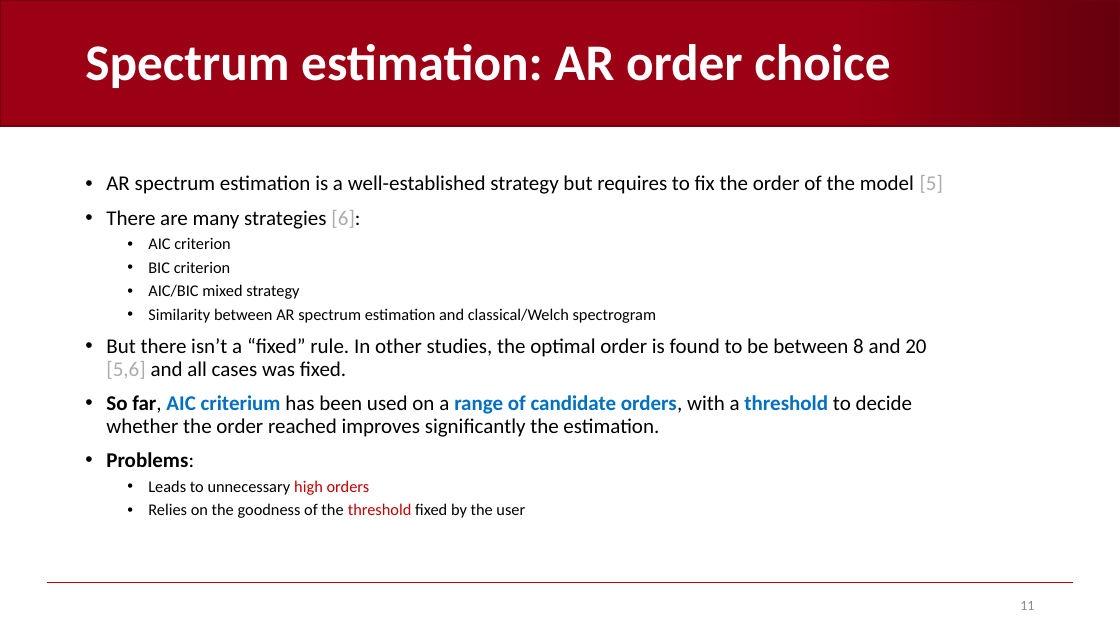
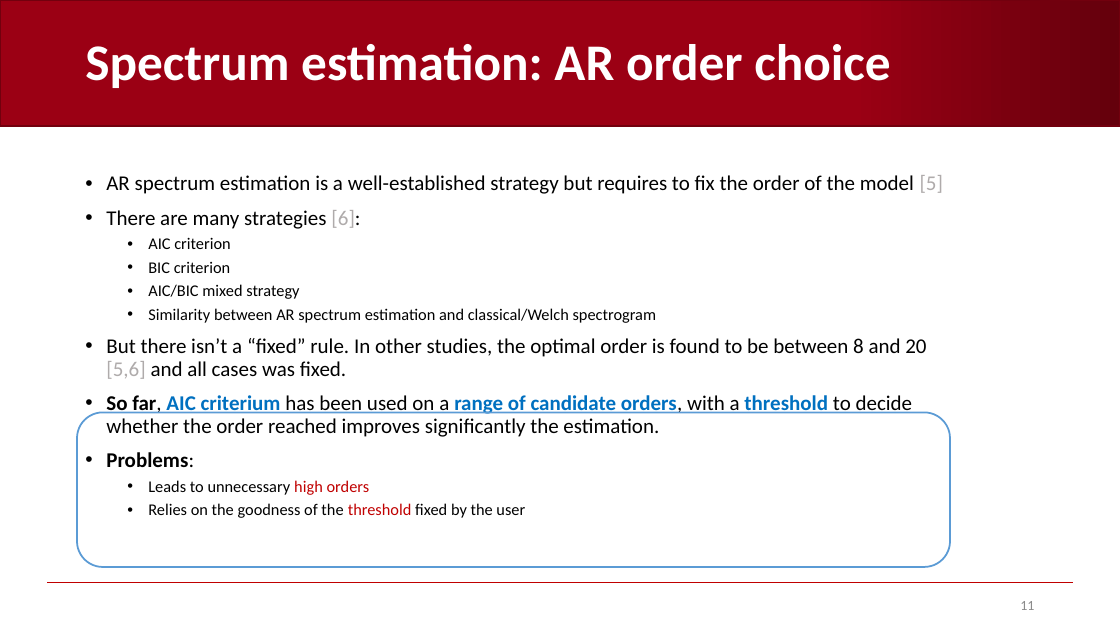
Before and after one commit to AndreaCorrado00/Tesi_magistrale_Corrado_Andrea, a slide deck: slide 11 of Documentation/3. in-depth spectrum analysis.pptx. Drawn at 1120x630 pixels with LibreOffice and Linux fonts; fonts in the diff are those of the drawing; background and template pictures are left out. Boxes give left, top, right and bottom in pixels: in the first picture for what was removed or moved away, otherwise in the second. Text is boxed around its words. In the diff, an @@ line names an element or a change of style, - is before the commit and + after.

```diff
--- a/Documentation/3. in-depth spectrum analysis.pptx
+++ b/Documentation/3. in-depth spectrum analysis.pptx
@@ rounded rectangle added at <box>77,413,950,567</box>, outline #5B9BD5 1.5 pt @@
```
Also in this commit, not shown: 5 other slides changed, 10 other files.
